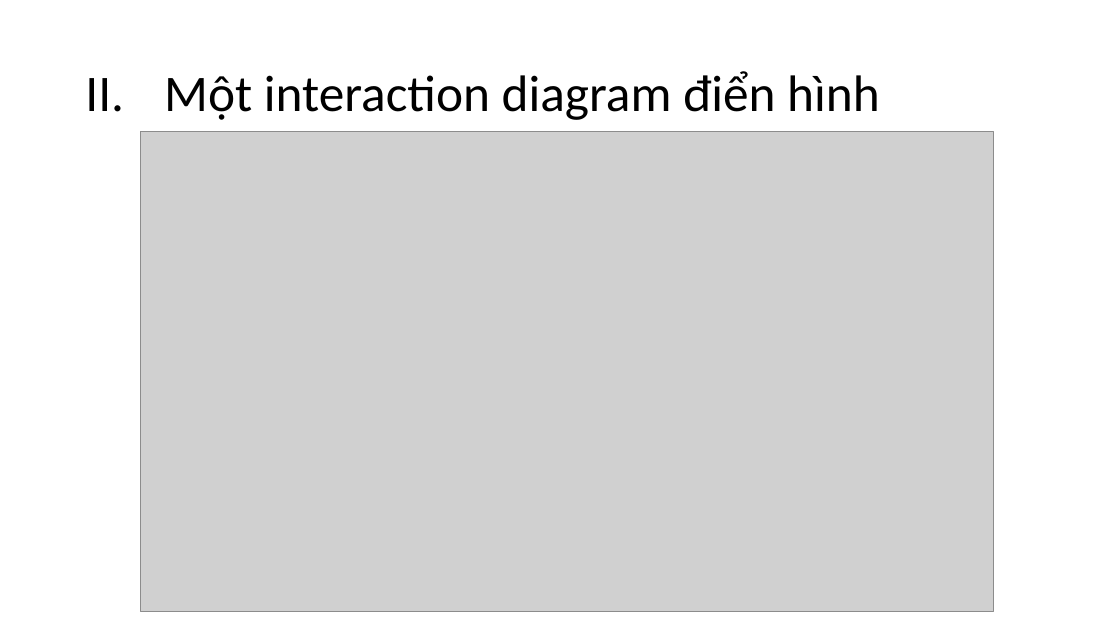
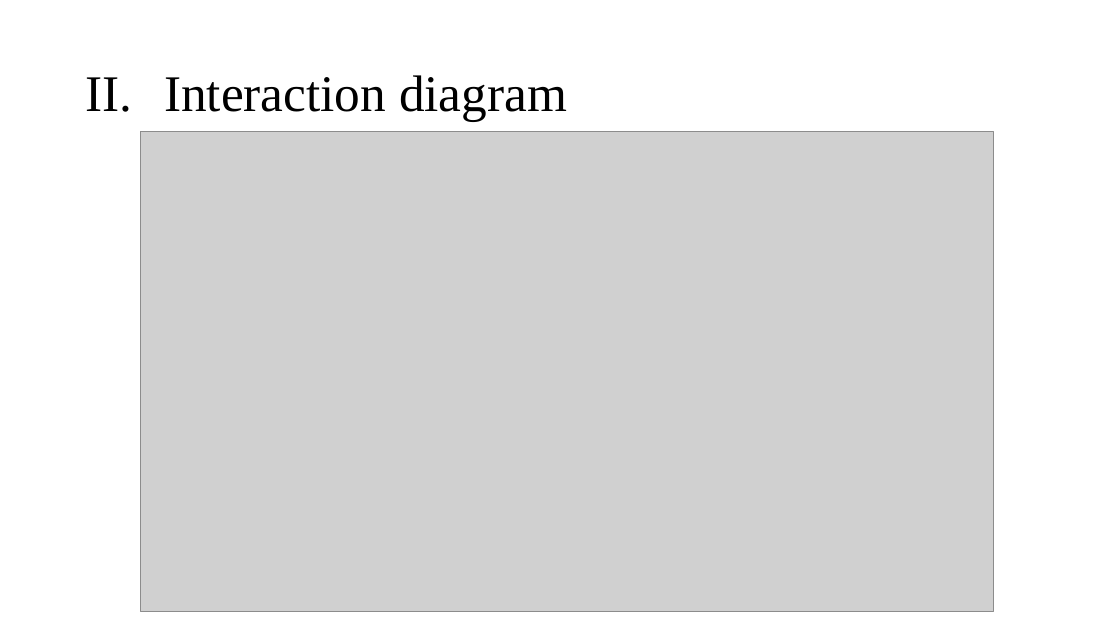
Before and after one commit to phamhongphuc1999/TKXDPM.20201-13, a slide deck: slide 3 of FinalProject/Design/Slide.pptx. Drawn at 1120x630 pixels with LibreOffice and Linux fonts; fonts in the diff are those of the drawing; grey boxes stand for pictures. Boxes give left, top, right and bottom in pixels: in the first picture for what was removed or moved away, otherwise in the second. Text is boxed around its words. In the diff, an @@ line names an element or a change of style, - is before the commit and + after.

```diff
--- a/FinalProject/Design/Slide.pptx
+++ b/FinalProject/Design/Slide.pptx
@@ title at bbox=[164, 75, 567, 121]: text changed; font Calibri to Times New Roman @@
-II. Một interaction diagram điển hình
+II. Interaction diagram
```
Also in this commit, not shown: 3 other slides changed, 6 slides added, 5 slides removed.
